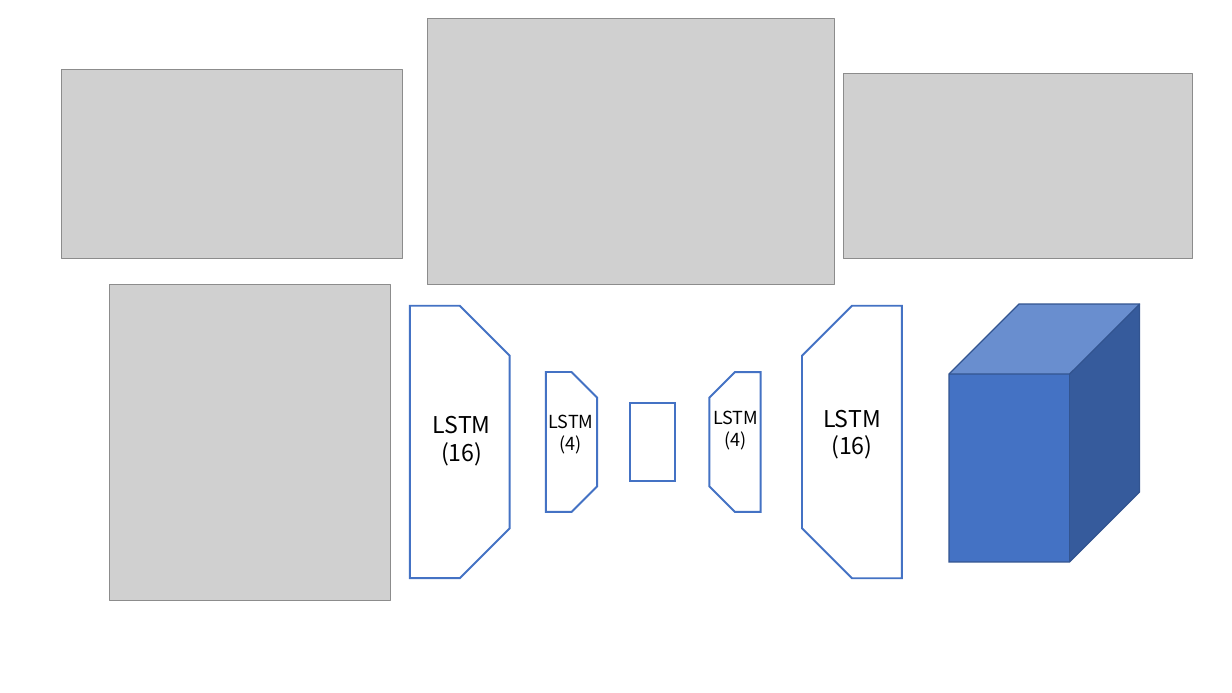
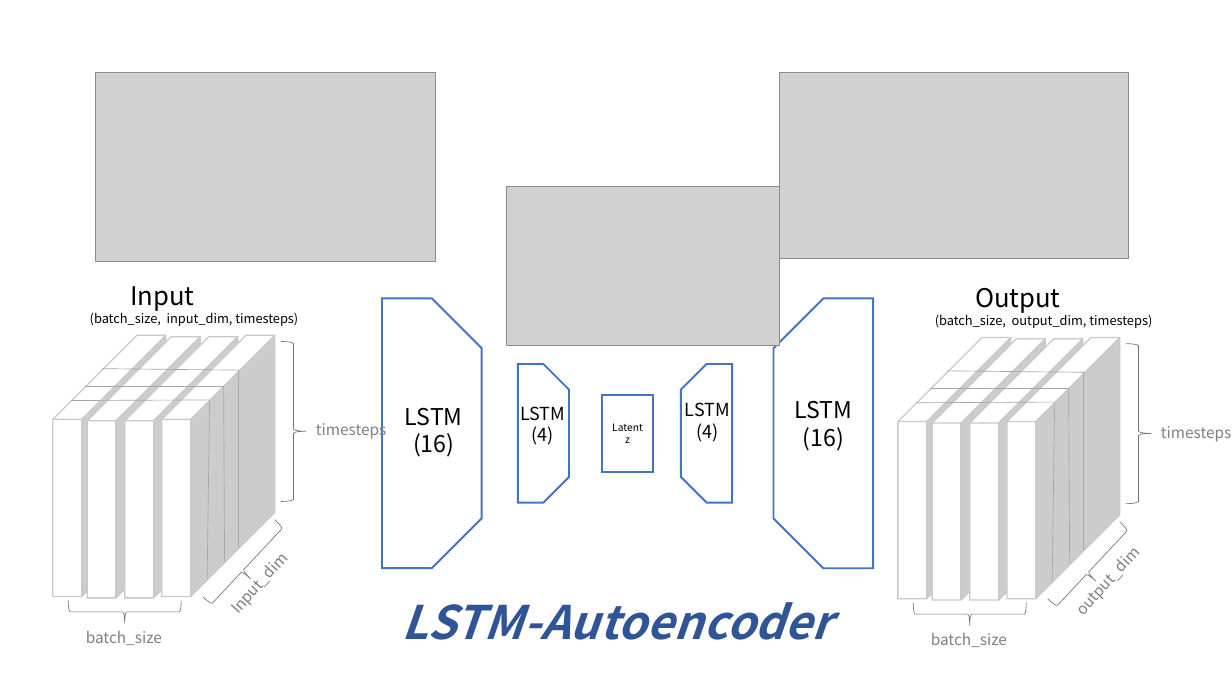
Before and after one commit to seohyunjun/data_academy, a slide deck: slide 1 of data_academy_vibration_model_des.pptx. Drawn at 1232x693 pixels with LibreOffice and Linux fonts; fonts in the diff are those of the drawing; grey boxes stand for pictures. Boxes give left, top, right and bottom in pixels: in the first picture for what was removed or moved away, otherwise in the second. Text is boxed around its words. In the diff, an @@ line names an element or a change of style, - is before the commit and + after.

```diff
--- a/data_academy_vibration_model_des.pptx
+++ b/data_academy_vibration_model_des.pptx
@@ picture removed at [427, 18, 835, 285] @@
@@ picture: place and size @@
-picture at [62, 70, 402, 259]
+picture at [95, 73, 435, 262]
@@ picture: place and size @@
-picture at [844, 73, 1193, 259]
+picture at [780, 73, 1129, 259]
@@ picture added at [506, 187, 779, 346] @@
@@ picture removed at [109, 284, 390, 600] @@
@@ snip same rect: place and size @@
-snip same rect at [410, 305, 510, 578]
+snip same rect at [382, 299, 482, 568]
@@ snip same rect: place and size @@
-snip same rect at [803, 305, 903, 578]
+snip same rect at [774, 299, 873, 568]
@@ cube: place and size @@
-cube at [949, 304, 1140, 562]
+cube at [1007, 337, 1120, 599]
@@ cube at [1007, 337, 1120, 599]: fill #4472C4 to #FFFFFF; outline #325491 1 pt to #C9C9C9 1 pt; proportions changed @@
@@ 4 texts, 2 snip same rects: place and size @@
-4 texts, 2 snip same rects at [433, 372, 881, 512]
+4 texts, 2 snip same rects at [405, 364, 852, 502]
@@ rectangle "Latent": place and size @@
-rectangle "Latent" at [630, 403, 676, 481]
+rectangle "Latent" at [603, 395, 653, 471]
@@ group added at [53, 286, 386, 645]: 6 lines, 4 texts, 4 cubes, 3 left braces @@
+Input
+(batch_size, input_dim, timesteps)
+batch_size
+Input_dim
+timesteps
@@ text in rectangle at [612, 423, 643, 443]: text added @@
+Latent
+z
@@ group added at [898, 288, 1231, 647]: 6 lines, 4 texts, 3 cubes, 3 left braces @@
+Output
+(batch_size, output_dim, timesteps)
+batch_size
+output_dim
+timesteps
@@ text added at [402, 602, 832, 640], 36 pt, text #2F5597, bold, italic @@
+LSTM-Autoencoder
```
Also in this commit, not shown: 1 slide added, 1 slide removed, 1 other file.
